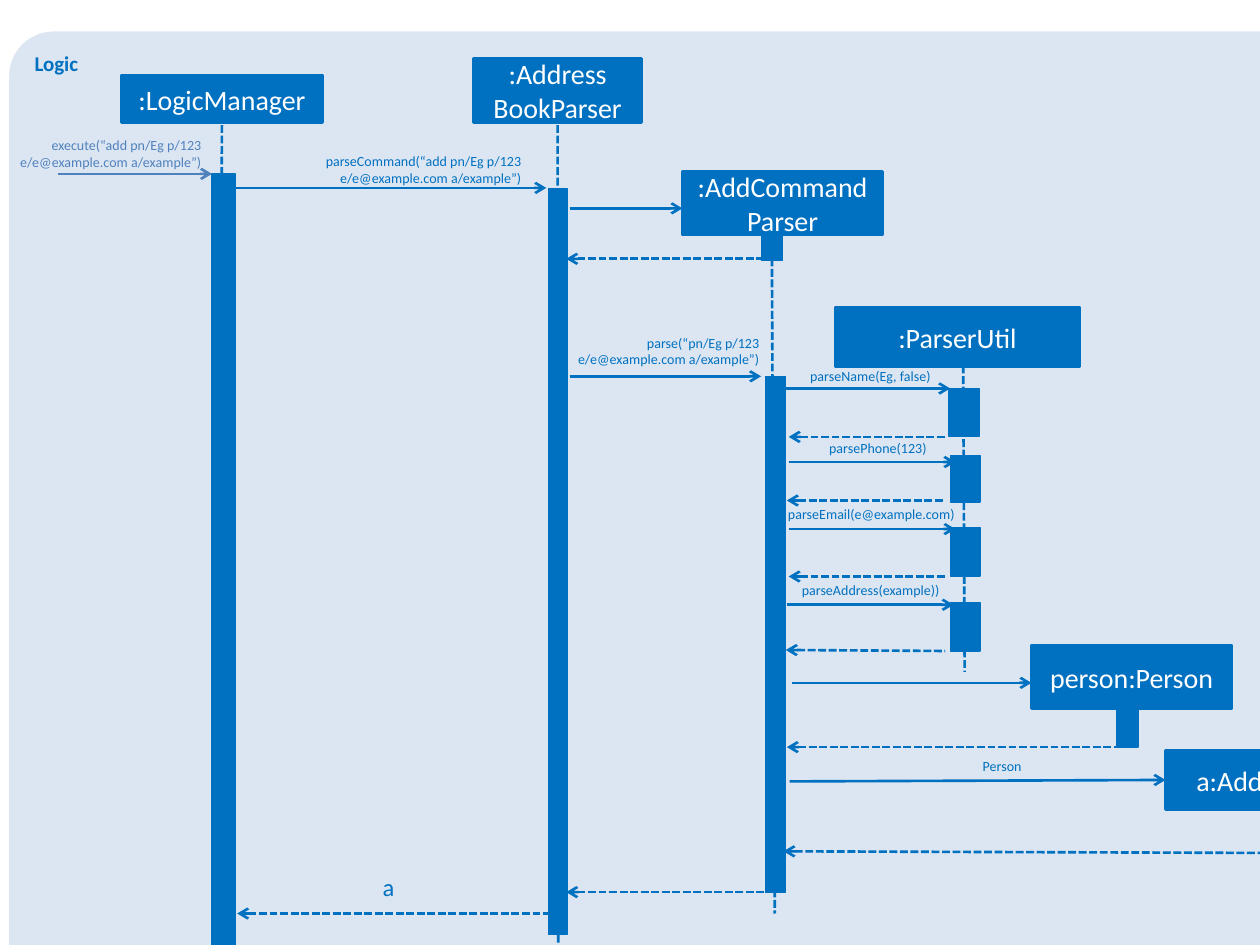
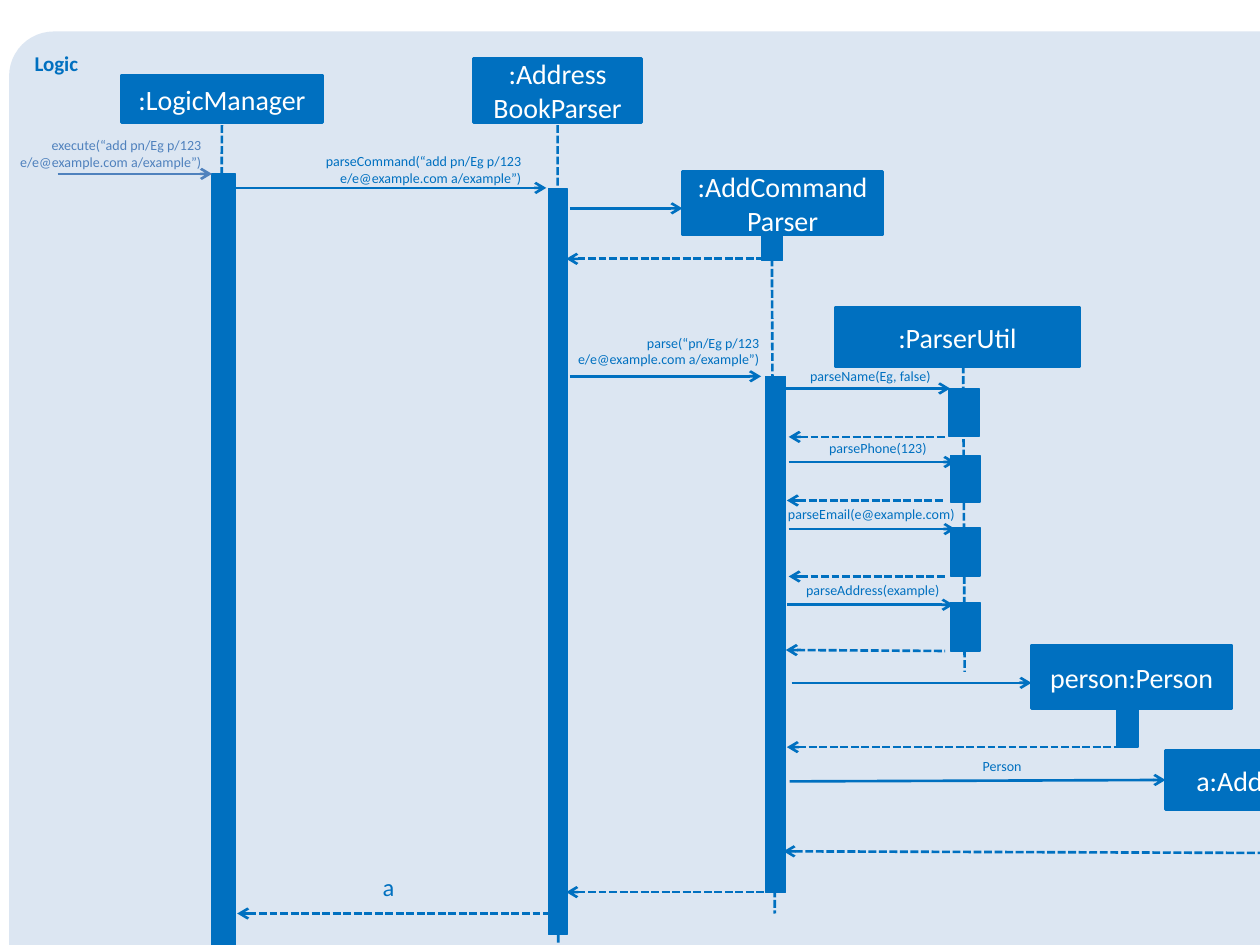
Before and after one commit to wangyiming1019/main, a slide deck: slide 1 of docs/diagrams/AddPrivateSequenceDiagram.pptx. Drawn at 1260x945 pixels with LibreOffice and Linux fonts; fonts in the diff are those of the drawing. Boxes give left, top, right and bottom in pixels: in the first picture for what was removed or moved away, otherwise in the second. Text is boxed around its words. In the diff, an @@ line names an element or a change of style, - is before the commit and + after.

```diff
--- a/docs/diagrams/AddPrivateSequenceDiagram.pptx
+++ b/docs/diagrams/AddPrivateSequenceDiagram.pptx
@@ text at bbox=[806, 585, 939, 598]: text changed @@
-parseAddress(example))
+parseAddress(example)
```
Also in this commit, not shown: 1 other file.
